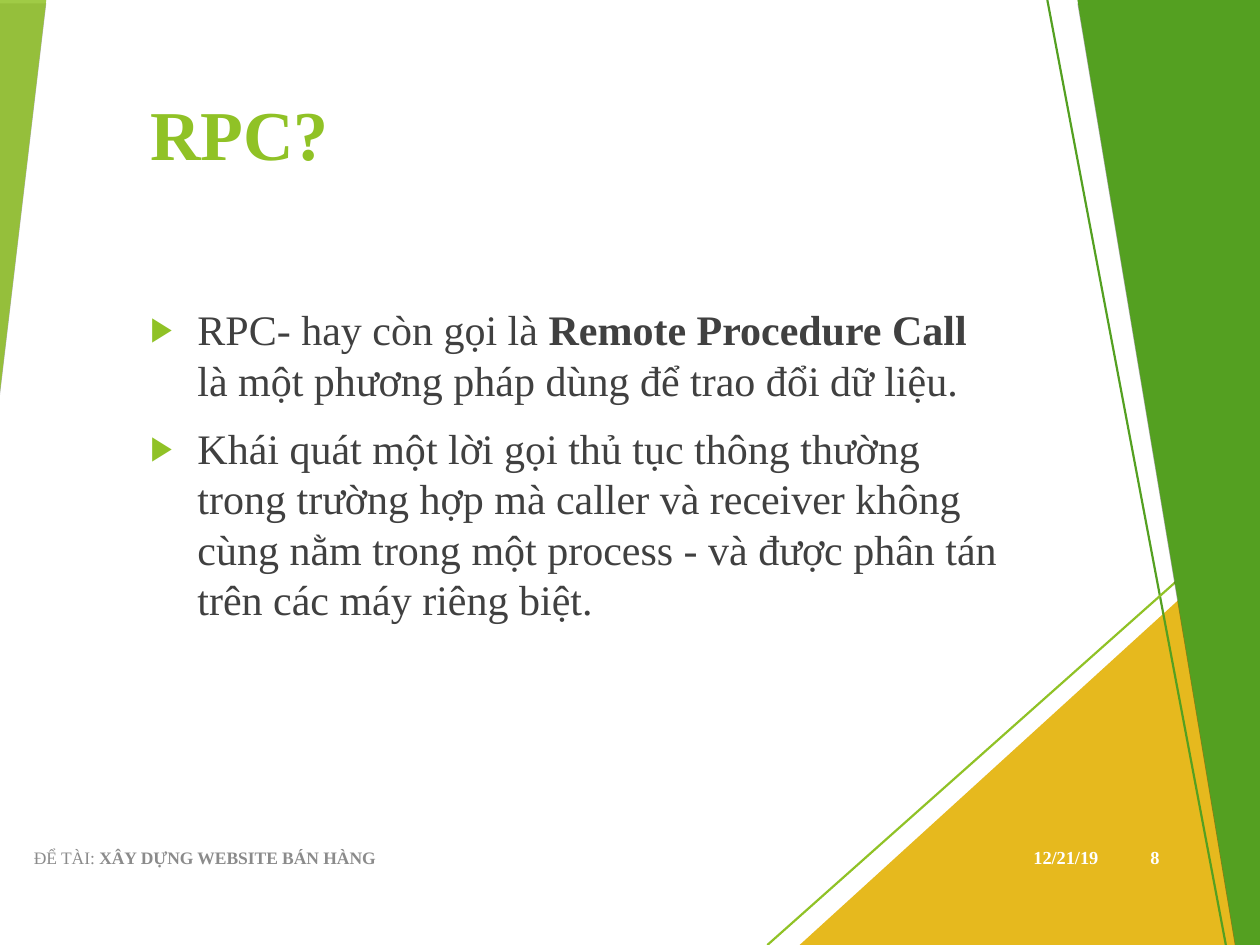
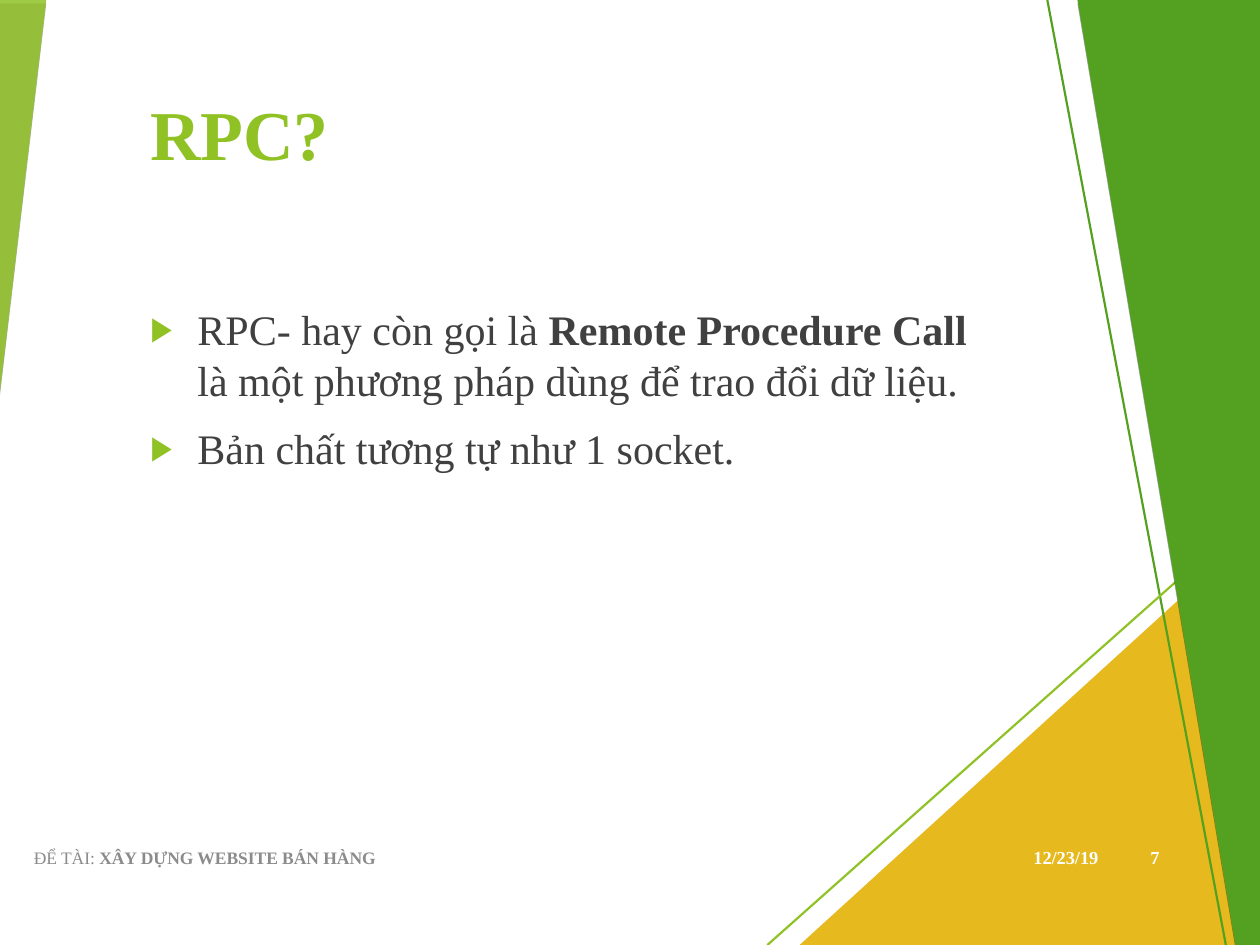
Before and after one commit to viet97/doandocs, a slide deck: slide 7 of DATN_Presentation.pptx (slide 8 before the commit). Drawn at 1260x945 pixels with LibreOffice and Linux fonts; fonts in the diff are those of the drawing. Boxes give left, top, right and bottom in pixels: in the first picture for what was removed or moved away, otherwise in the second. Text is boxed around its words. In the diff, an @@ line names an element or a change of style, - is before the commit and + after.

Commit message:
update

```diff
--- a/DATN_Presentation.pptx
+++ b/DATN_Presentation.pptx
@@ text at (197,433,735,473): text changed @@
-▶ Khái quát một lời gọi thủ tục thông thường trong trường hợp mà caller và receiver không cùng nằm trong một process - và được phân tán trên các máy riêng biệt.
+▶ Bản chất tương tự như 1 socket.
@@ text at (1033,852,1098,864): text changed @@
-12/21/19
+12/23/19
@@ page number at (1150,852,1159,864): text changed @@
-8
+7
```
Also in this commit, not shown: 20 other slides changed.
